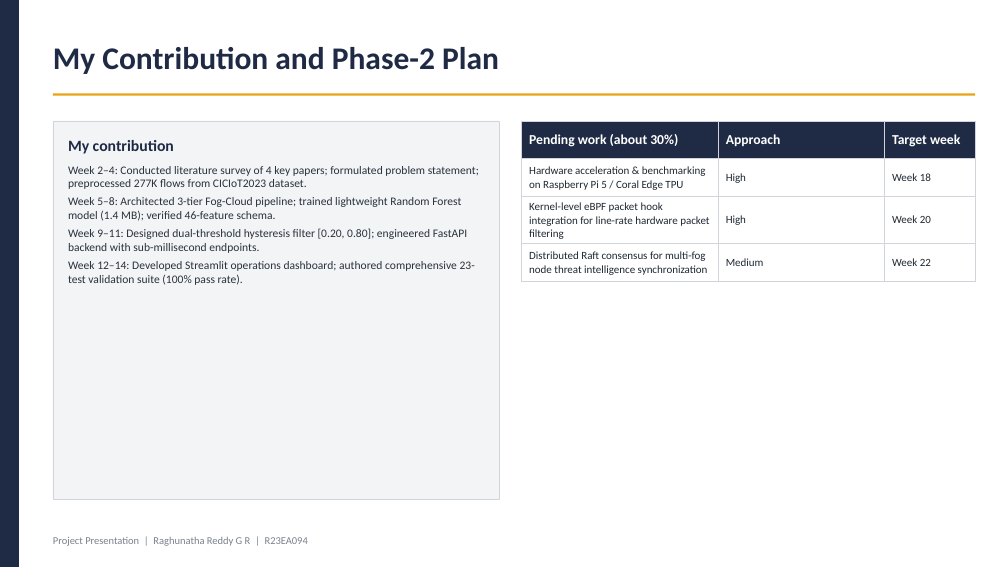
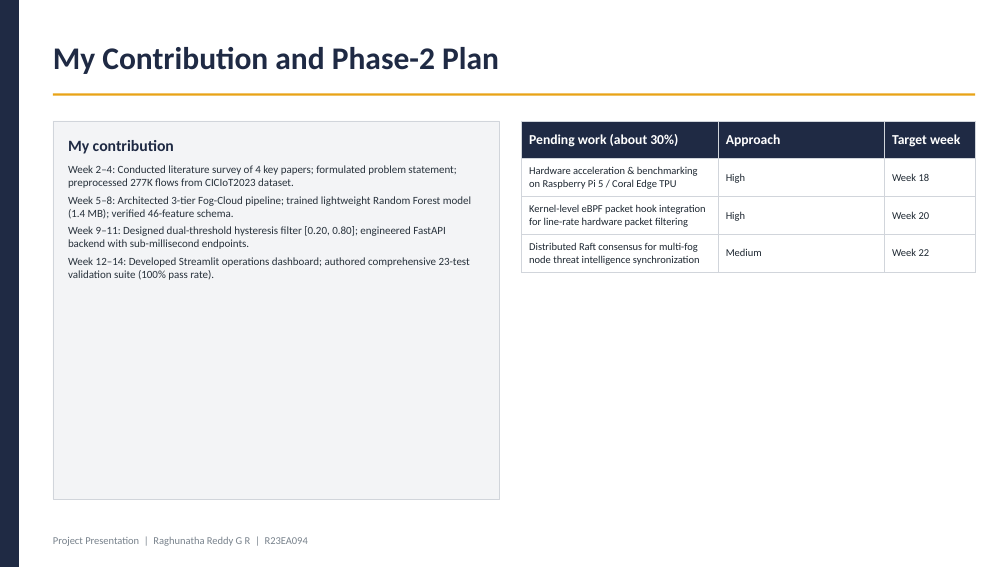
Before and after one commit to Raghunath2604/RIO_PROJECT-SMART_CITY-, a slide deck: slide 11 of docs/Project_Presentation_R23EA094.pptx. Drawn at 1008x567 pixels with LibreOffice and Linux fonts; fonts in the diff are those of the drawing. Boxes give left, top, right and bottom in pixels: in the first picture for what was removed or moved away, otherwise in the second. Text is boxed around its words. In the diff, an @@ line names an element or a change of style, - is before the commit and + after.

```diff
--- a/docs/Project_Presentation_R23EA094.pptx
+++ b/docs/Project_Presentation_R23EA094.pptx
@@ table at (x1=522, y1=121, x2=975, y2=272) @@
@@ size 10.5 to 10 pt in "Hardware acceleration & benchmarking on Raspberry Pi ...", "High", "Week 18", "Kernel-level eBPF packet hook integration for line-rate ..." and 5 more places @@
@@ text "Week 2–4: Conducted literature survey ..." at (x1=68, y1=165, x2=471, y2=280): size 11 to 10.5 pt @@
```
Also in this commit, not shown: 9 other slides changed, 25 other files.
